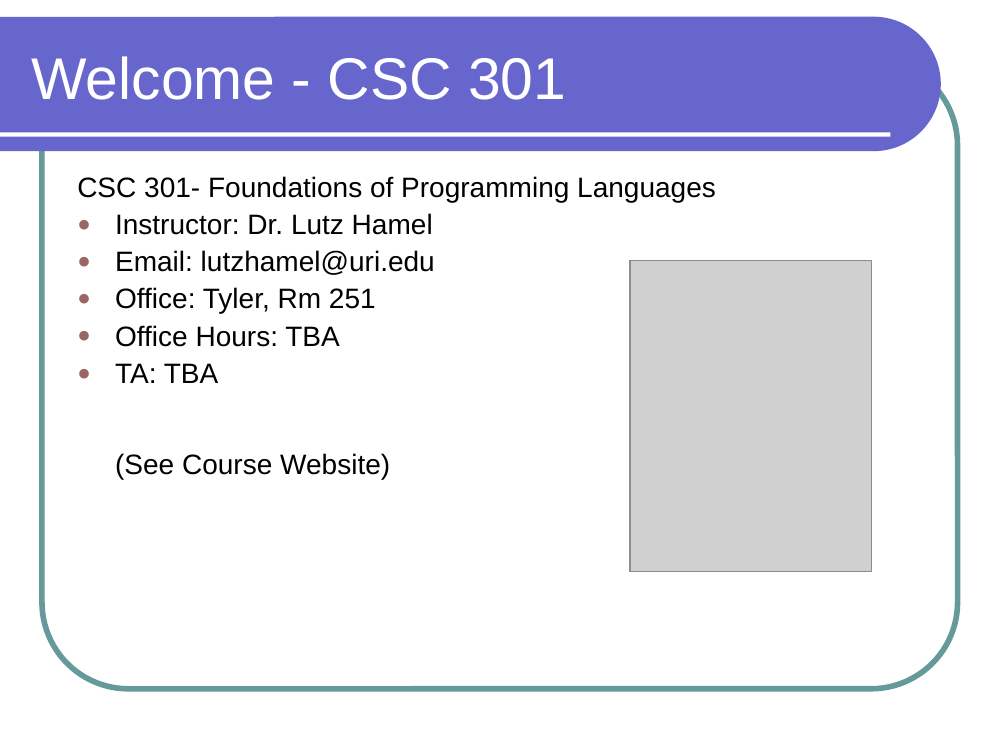
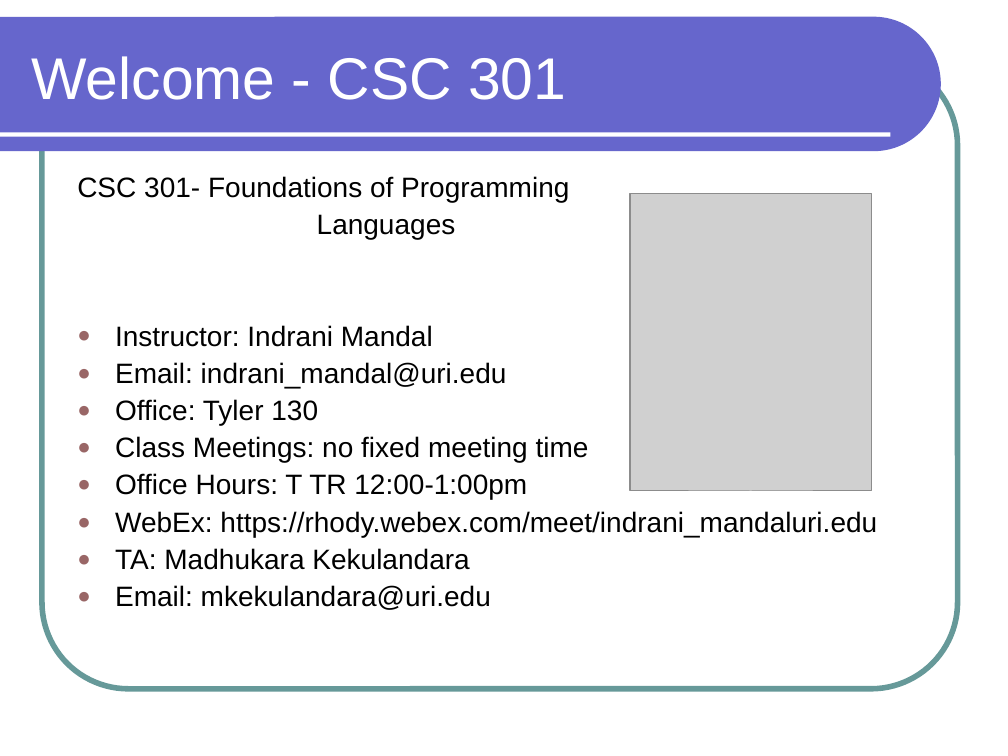
Before and after one commit to IndraniMandal/CSC301, a slide deck: slide 1 of csc301-ln001.ppt. Drawn at 1008x756 pixels with LibreOffice and Linux fonts; fonts in the diff are those of the drawing; grey boxes stand for pictures. Boxes give left, top, right and bottom in pixels: in the first picture for what was removed or moved away, otherwise in the second. Text is boxed around its words. In the diff, an @@ line names an element or a change of style, - is before the commit and + after.

```diff
--- a/csc301-ln001.ppt
+++ b/csc301-ln001.ppt
@@ text at (77, 176, 877, 610): text changed @@
-CSC 301- Foundations of Programming Languages
-● Instructor: Dr. Lutz Hamel
-● Email: lutzhamel@uri.edu
-● Office: Tyler, Rm 251
-● Office Hours: TBA
-● TA: TBA
-  (See Course Website)
+CSC 301- Foundations of Programming
+Languages
+● Instructor: Indrani Mandal
+● Email: indrani_mandal@uri.edu
+● Office: Tyler 130
+● Class Meetings: no fixed meeting time
+● Office Hours: T TR 12:00-1:00pm
+● WebEx: https://rhody.webex.com/meet/indrani_mandaluri.edu
+● TA: Madhukara Kekulandara
+● Email: mkekulandara@uri.edu
@@ picture: place and size @@
-picture at (630, 260, 871, 571)
+picture at (630, 194, 871, 492)
```
Also in this commit, not shown: 1 slide removed, 1 other file.
